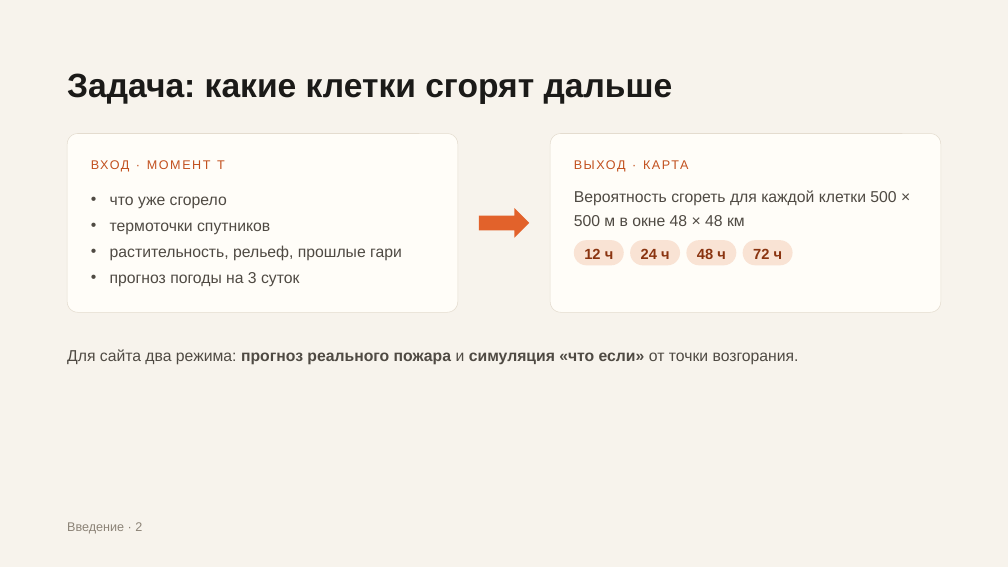
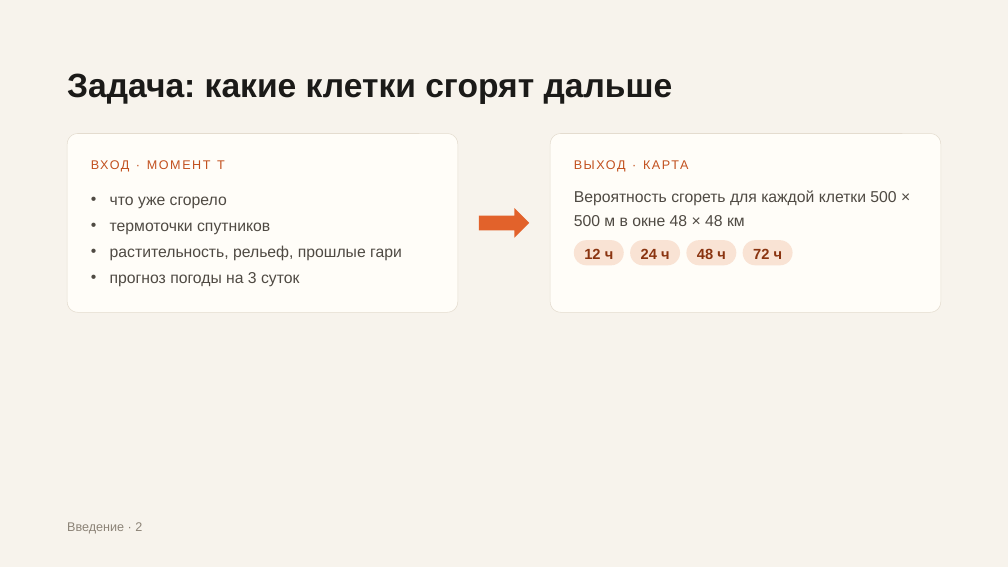
Before and after one commit to Bekabaev/fire_proj, a slide deck: slide 2 of presentation/presentation_editable.pptx. Drawn at 1008x567 pixels with LibreOffice and Linux fonts; fonts in the diff are those of the drawing. Boxes give left, top, right and bottom in pixels: in the first picture for what was removed or moved away, otherwise in the second. Text is boxed around its words. In the diff, an @@ line names an element or a change of style, - is before the commit and + after.

```diff
--- a/presentation/presentation_editable.pptx
+++ b/presentation/presentation_editable.pptx
@@ text removed at (67,349,799,365) @@
-Для сайта два режима: прогноз реального пожара и симуляция «что если» от точки возгорания.
```
Also in this commit, not shown: 6 other slides changed, 2 slides removed, 7 other files.
